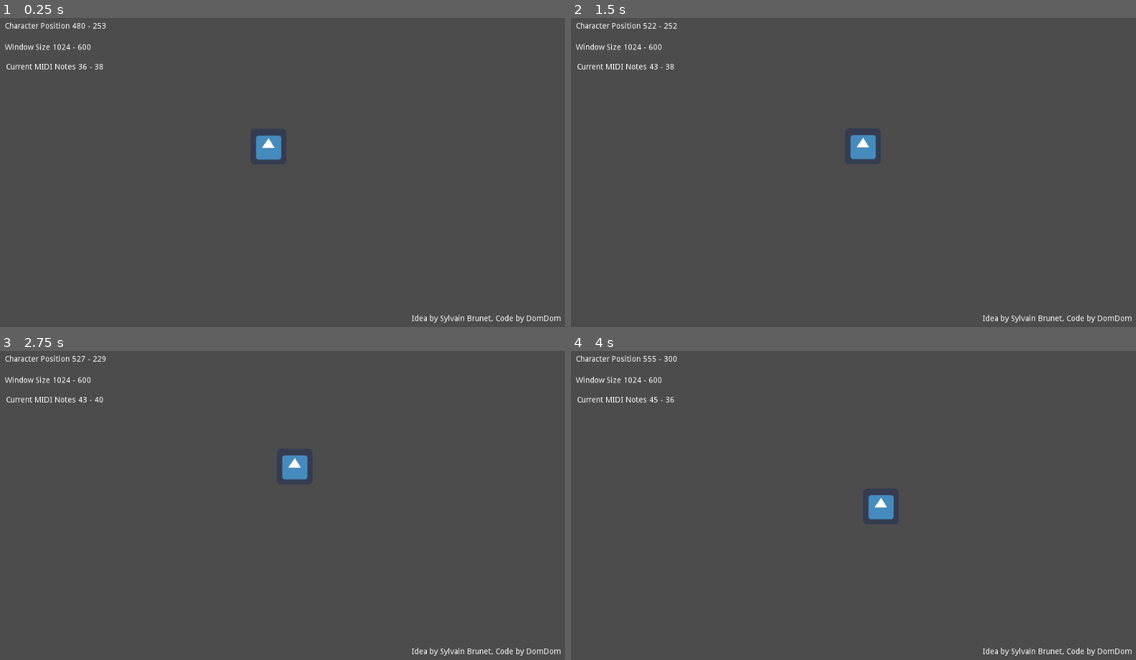
Above: before the commit, frames 1-4 (two rows, left to right).
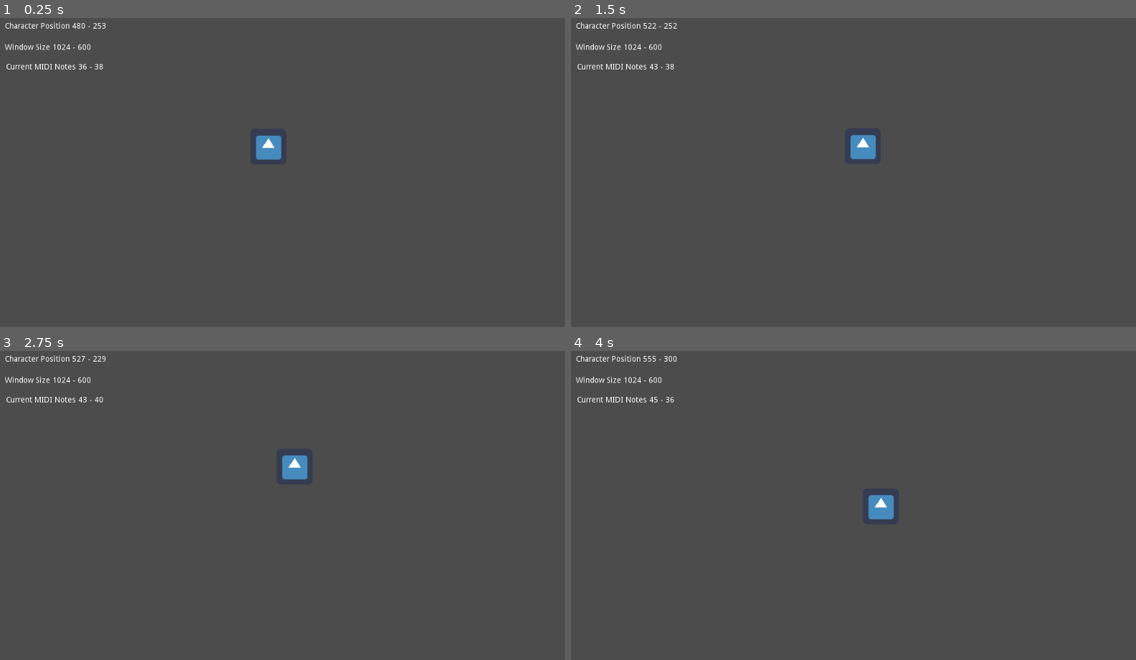
Above: after the commit, the same moments.

Repository: DomDumont/MusicExperiment
Game: Godot game, scene res://MainNode.tscn
The game is run twice, just before and just after one commit, with the same random seed, the same clock (stepped at 60 frames per second) and the same inputs. The engine's default icon, where the game draws it, is replaced by a stand-in: a white triangle on a blue panel in a dark square.
Inputs (mouse positions are in pixels of both pictures, inside the frame that each line leads up to):
- Up to frame 1 (0.25 s): no input
- Up to frame 2 (1.5 s): move the mouse to (983, 157) at 0.52 s; press the mouse at (983, 157) at 0.53 s; move the mouse to (740, 191) at 1.27 s; release the mouse at (740, 191) at 1.28 s; click (740, 191) at 1.35 s
- Up to frame 3 (2.75 s): move the mouse to (344, 431) at 2.02 s; press the mouse at (344, 431) at 2.03 s
- Up to frame 4 (4 s): move the mouse to (830, 573) at 2.77 s; release the mouse at (830, 573) at 2.78 s; click (830, 573) at 2.85 s; move the mouse to (1028, 554) at 3.52 s; press the mouse at (1028, 554) at 3.53 s

The runs differ from the first frame. In frame 1, 0.3% of the frame differs, in the area x 72-100%, y 96-99%; in frame 2, 0.3%; in frame 3, 0.3%; in frame 4, 0.3%.

Commit message:
remove a label

Diff:
--- a/MainNode.gd
+++ b/MainNode.gd
@@ -16,7 +16,7 @@
 # Called when the node enters the scene tree for the first time.
 func _ready():
 	BuildPentaScale()
-	#$AudioStreamPlayer/Multisampler.play_note("C")
+	$AudioStreamPlayer/Multisampler.play_note("C")
 
 
 
@@ -29,15 +29,17 @@
 	var calculator: NoteValueCalculator = get_node("/root/NoteValue")
 
 	if current_midi_note.x != old_midi_note.x :
+		print("note x now"+ str(current_midi_note.x))
 		old_midi_note.x = current_midi_note.x
 		var name = calculator.get_note_name(current_midi_note.x )
 		var octave = calculator.get_note_octave(current_midi_note.x )
-		$AudioStreamPlayer/Multisampler.play_note(name,octave)
+		#$AudioStreamPlayer/Multisampler.play_note(name,octave)
 	if current_midi_note.y != old_midi_note.y :
+		print("note y now"+ str(current_midi_note.y))
 		old_midi_note.y = current_midi_note.y
 		var name = calculator.get_note_name(current_midi_note.y )
 		var octave = calculator.get_note_octave(current_midi_note.y)
-		$AudioStreamPlayer/Multisampler.play_note(name,octave)
+		#$AudioStreamPlayer/Multisampler.play_note(name,octave)
 
 func FilterCurrentNote(note,scale):
 	var noteInOctave = note % 12;
--- a/MainNode.tscn
+++ b/MainNode.tscn
@@ -265,15 +265,4 @@
 "_edit_use_anchors_": false
 }
 
-[node name="LabelMIDINote2" type="Label" parent="."]
-margin_left = 737.47
-margin_top = 553.677
-margin_right = 1004.47
-margin_bottom = 584.677
-text = "Idea by Sylvain Brunet, Code by DomDom
-"
-__meta__ = {
-"_edit_use_anchors_": false
-}
-
 [connection signal="timeout" from="Timer" to="." method="_on_Timer_timeout"]
